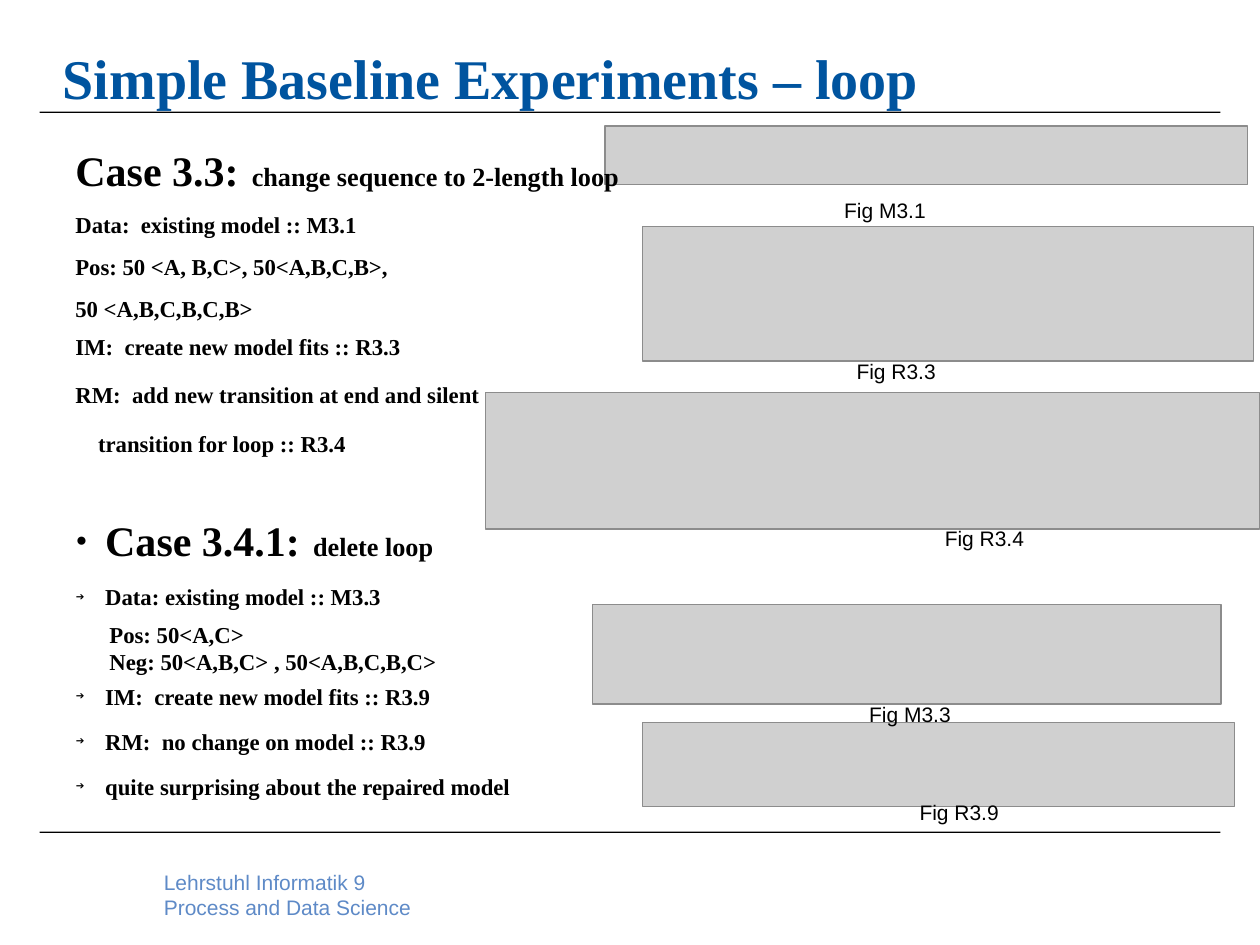
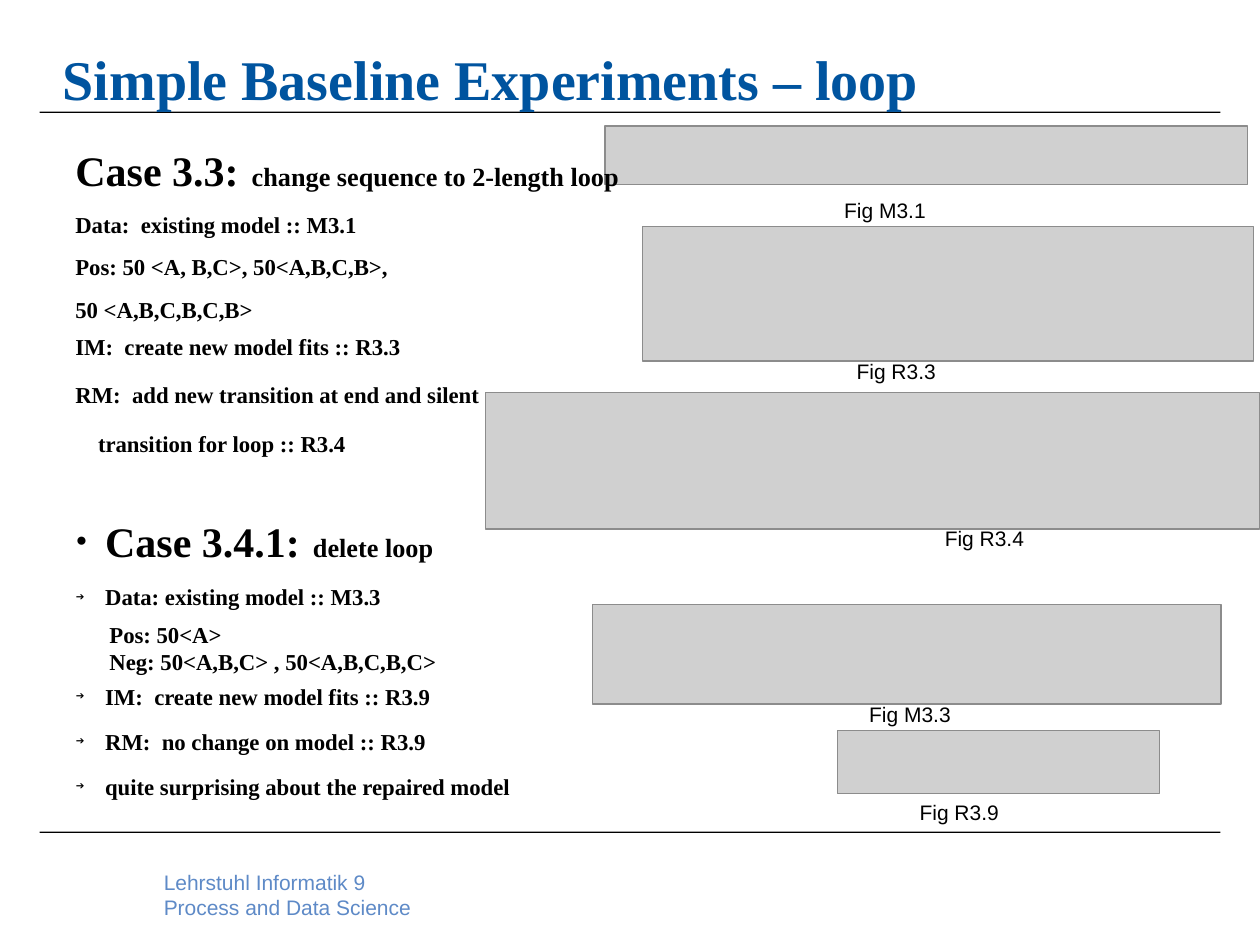
Before and after one commit to KFDing/masterthesis, a slide deck: slide 14 of official_report/MasterThesis_Report_02_BaseLine.pptx. Drawn at 1260x945 pixels with LibreOffice and Linux fonts; fonts in the diff are those of the drawing; grey boxes stand for pictures; background and template pictures are left out. Boxes give left, top, right and bottom in pixels: in the first picture for what was removed or moved away, otherwise in the second. Text is boxed around its words. In the diff, an @@ line names an element or a change of style, - is before the commit and + after.

```diff
--- a/official_report/MasterThesis_Report_02_BaseLine.pptx
+++ b/official_report/MasterThesis_Report_02_BaseLine.pptx
@@ text at (109,628,222,644): text changed @@
-Pos: 50<A,C>
+Pos: 50<A>
@@ picture removed at (643,723,1235,806) @@
@@ picture added at (837,731,1159,794) @@
```
Also in this commit, not shown: 2 other slides changed, 50 other files.
